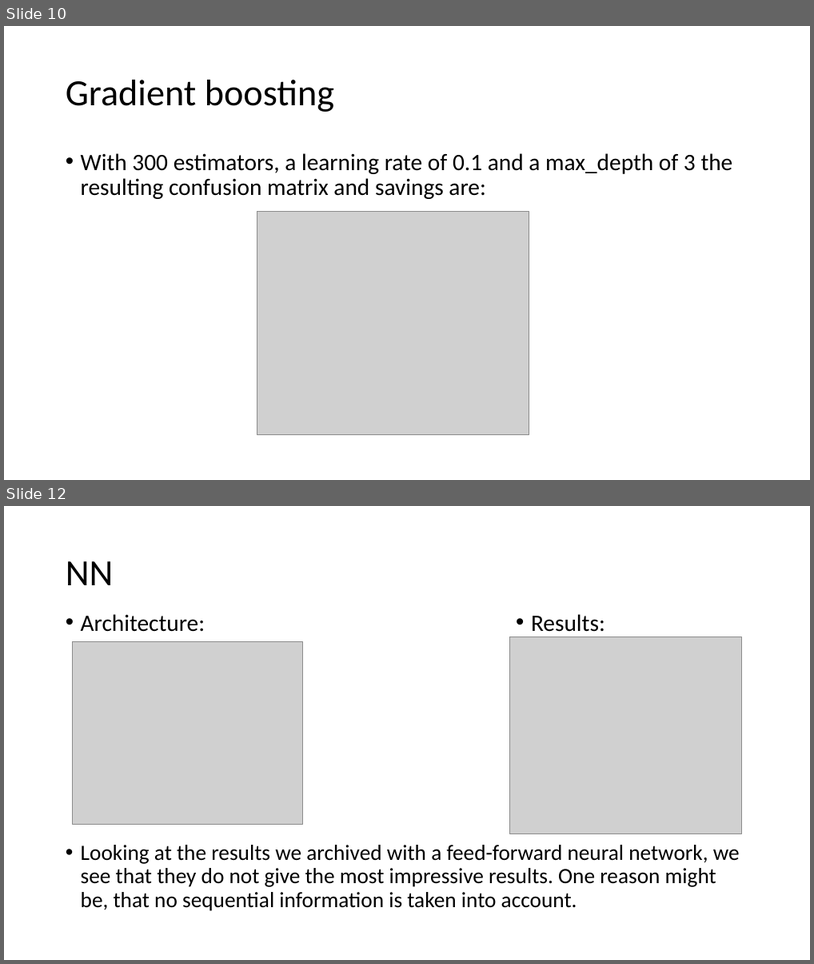
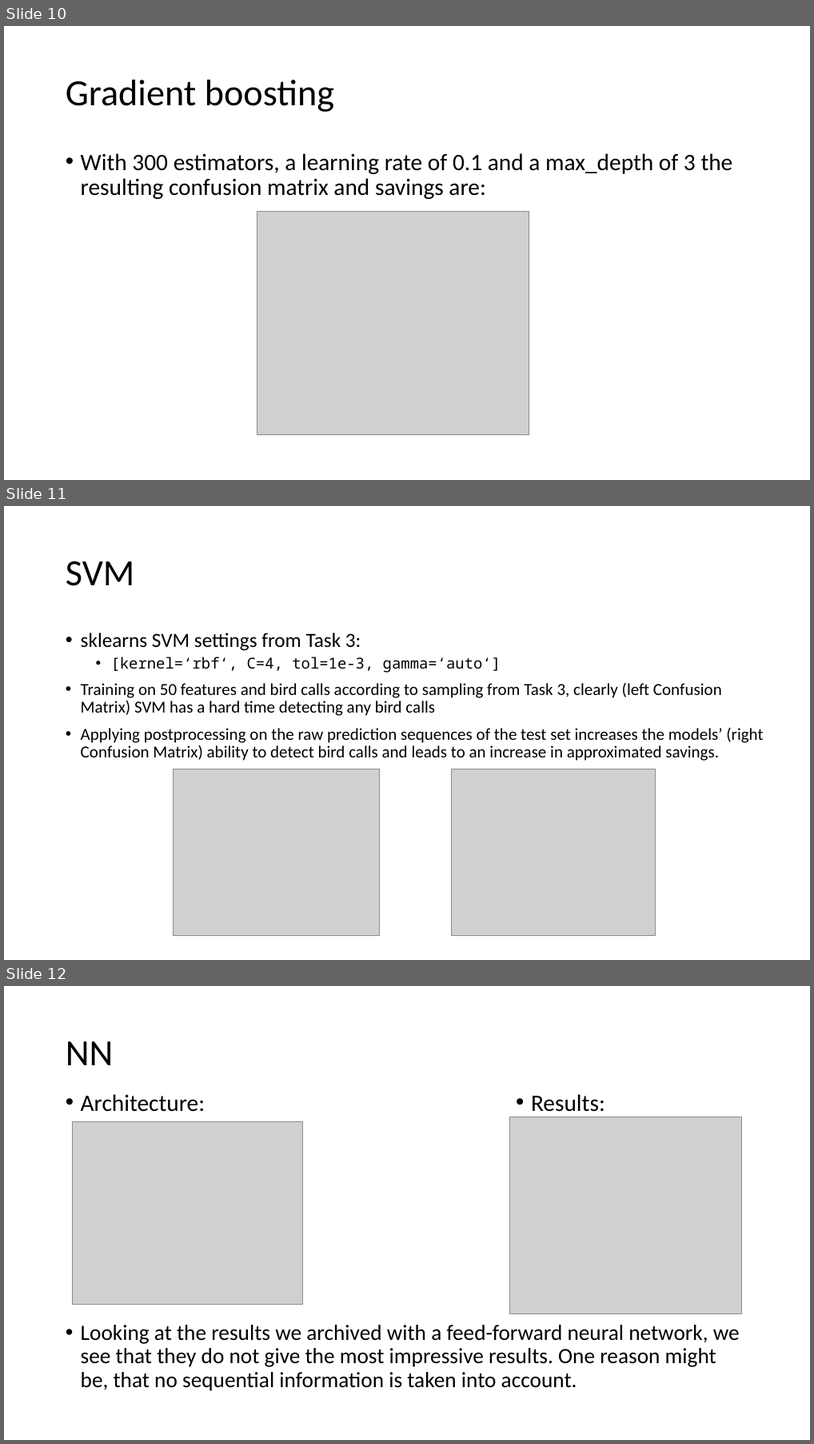
Before and after one commit to sandroassek/SS23_UE_MLPC, a slide deck: Challenge Presentation.pptx. Shown one above the other, each under a label of ours: slides 10 and 12 before the commit, slides 10, 11 and 12 after it; the slides between them are not shown. The pictures are 814x964 and 814x1444 pixels, drawn with LibreOffice and Linux fonts; fonts in the diff are those of the drawing; grey boxes stand for pictures. Boxes give left, top, right and bottom in pixels: in the first picture for what was removed or moved away, otherwise in the second. Text is boxed around its words. In the diff, an @@ line names an element or a change of style, - is before the commit and + after.

```diff
--- a/Challenge Presentation.pptx
+++ b/Challenge Presentation.pptx
@@ slide 11 added at (x1=4, y1=506, x2=810, y2=960), background #FFFFFF @@
@@ title added at (x1=66, y1=561, x2=135, y2=586), 44 pt, text #000000 @@
+SVM
@@ text added at (x1=81, y1=632, x2=763, y2=760), 20 pt, text #000000 @@
+• sklearns SVM settings from Task 3:
+  • [kernel=‘rbf‘, C=4, tol=1e-3, gamma=‘auto‘]
+• Training on 50 features and bird calls according to sampling from Task 3, clearly (left Confusion Matrix) SVM has a hard time detecting any bird calls
+• Applying postprocessing on the raw prediction sequences of the test set increases the models’ (right Confusion Matrix) ability to detect bird calls and leads to an increase in approximated savings.
@@ picture added at (x1=174, y1=768, x2=380, y2=936) @@
@@ picture added at (x1=452, y1=768, x2=656, y2=936) @@
```
Also in this commit, not shown: 1 slide removed, 4 other files.
